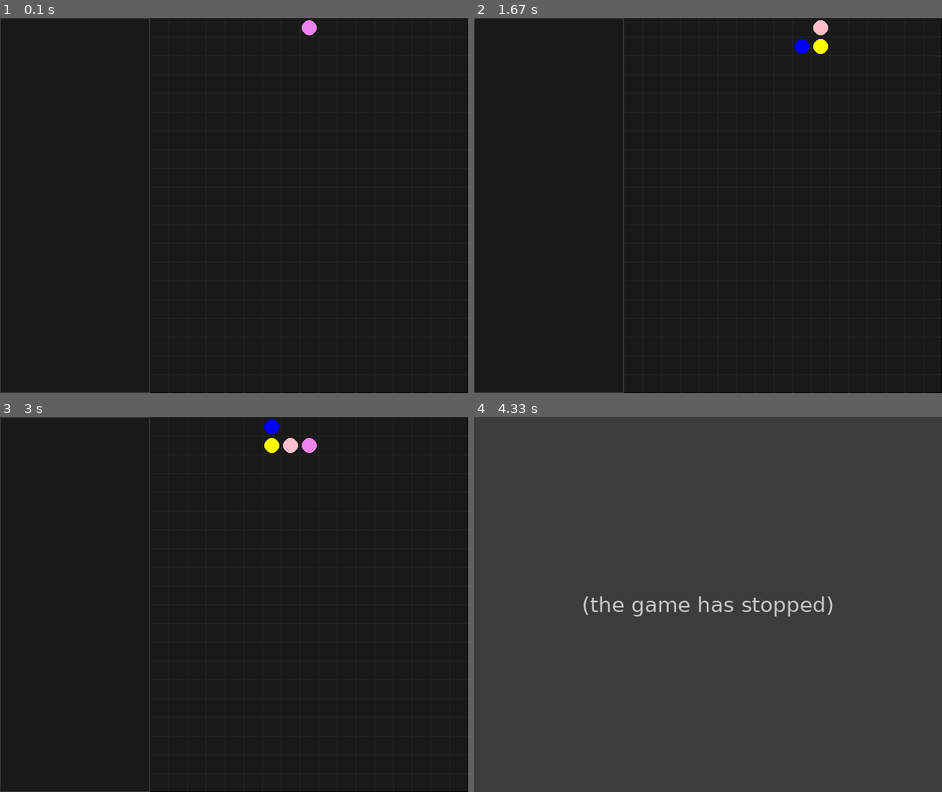
Above: before the commit, frames 1-4 (two rows, left to right).
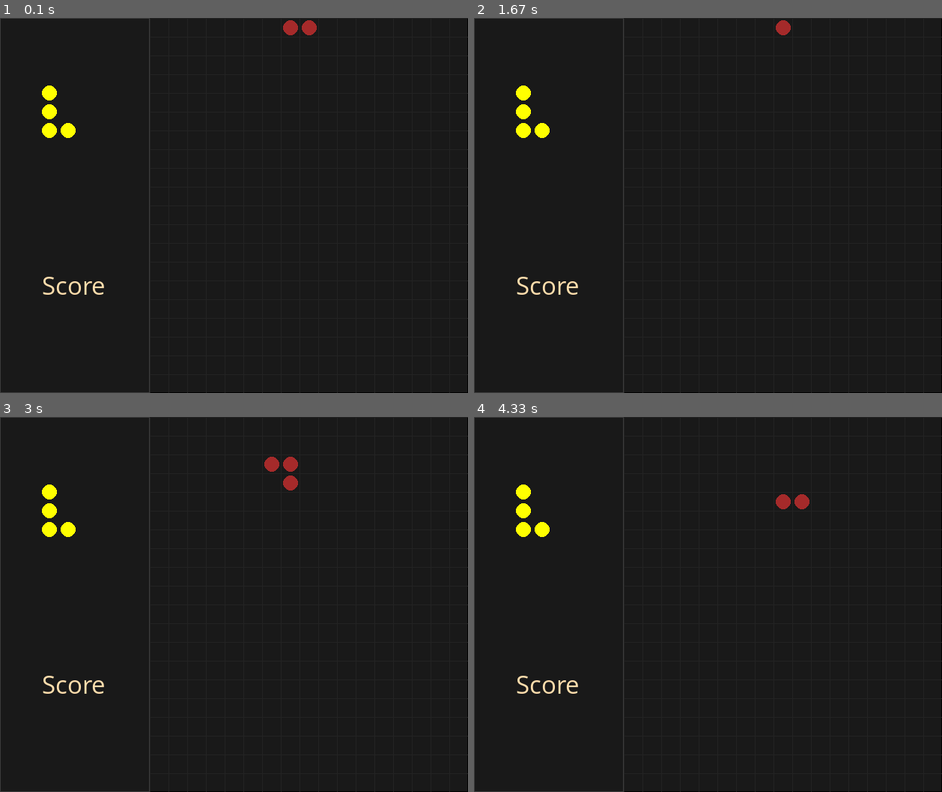
Above: after the commit, the same moments.

Repository: RoboAI/Tetris-in-Pygame
Game: pygame game, started from TheTetrisGame.py
The game is run twice, just before and just after one commit, with the same random seed, the same clock (stepped at 60 frames per second) and the same inputs.
Inputs:
- Up to frame 1 (0.1 s): no input
- Up to frame 2 (1.67 s): tap 2 at 0.33, 0.82 s; hold Right 0.67-1.13 s; hold Up 1.17-1.47 s; hold Right from 1.5 s (still down); tap A at 1.65 s
- Up to frame 3 (3 s): release Right at 1.97 s; hold Left 2-2.53 s; tap 2 at 2.15 s; hold Down 2.57-2.87 s; hold Left from 2.9 s (still down)
- Up to frame 4 (4.33 s): tap A at 3.05 s; release Left at 3.3 s; hold Up 3.33-3.7 s; tap 2 at 3.48 s; hold Right from 3.73 s (still down)

The runs differ from the first frame. In frame 1, 0.8% of the frame differs, in the area x 8-68%, y 0-74%; in frame 2, 1.0%; in frame 3, 1.3%; in frame 4, 100%, in the area x 0-100%, y 0-100%.
Error before the commit: IndexError: list index out of range (TheTetrisGame.py line 253); the game stopped at 3.48 s (later frames are placeholders)

Commit message:
added: new shape appears when prev touches down. next shape displayed. Score-text displayed

Diff:
--- a/Globals.py
+++ b/Globals.py
@@ -3,21 +3,29 @@
 
 class Globals:
     def __init__(self):
-        self.IBlock = [[0,0],[1,0],[2,0],[3,0],[4,0]]
-        self.TBlock = [[0,0],[1,0],[2,0],[1,1],[1,2]]
-        self.LBlock = [[0,0],[0,1],[0,2],[0,3],[1,3]]
-        self.JBlock = [[1,0],[1,1],[1,2],[1,3],[0,3]]
-        self.ZBlock = [[0,0],[1,0],[1,1],[2,1]]
-        self.SBlock = [[0,1],[1,1],[1,0],[2,0]]
-        self.SQBlock = [[0,0],[1,0],[0,1],[1,1]]
+        self.IBlock = [2, [[0,0],[1,0],[2,0],[3,0]]]
+        self.TBlock = [3, [[0,0],[1,0],[2,0],[1,1]]]
+        self.LBlock = [2, [[0,0],[0,1],[0,2],[1,2]]]
+        self.JBlock = [2, [[1,0],[1,1],[1,2],[0,2]]]
+        self.ZBlock = [2, [[0,0],[1,0],[1,1],[2,1]]]
+        self.SBlock = [2, [[0,1],[1,1],[1,0],[2,0]]]
+        self.SQBlock = [0, [[0,0],[1,0],[0,1],[1,1]]]
 
-        self.GameShapes = [["I", self.IBlock],
-                        ["T", self.TBlock],
-                        ["L", self.LBlock],
-                        ["J", self.JBlock],
-                        ["Z", self.ZBlock],
-                        ["S", self.SBlock],
-                        ["SQ", self.SQBlock]]
+        self.GameShapeColours = {"I": "orange",
+                        "T": "red",
+                        "L": "yellow",
+                        "J": "blue",
+                        "Z": "green",
+                        "S": "lightseagreen",
+                        "SQ": "brown"}
+
+        self.GameShapes = {"I": self.IBlock,
+                        "T": self.TBlock,
+                        "L": self.LBlock,
+                        "J": self.JBlock,
+                        "Z": self.ZBlock,
+                        "S": self.SBlock,
+                        "SQ": self.SQBlock}
 
     border_thickness = 1
 
@@ -27,6 +35,10 @@
     infobox_width = 200
     infobox_height = screen_height
     infobox_rect = [0,0,infobox_width, infobox_height]
+
+    infobox_next_shape_xy: float = [infobox_width / 3, infobox_height / 5]
+
+    infobox_score_xy: float = [infobox_width / 3 - 10, infobox_height - infobox_height / 3]
 
     grid_num_of_squares = 20
     grid_width = screen_width - infobox_width
@@ -44,5 +56,7 @@
 
     grid_cel_rect = [0, 0, grid_square_size, grid_square_size]
 
+
+
     # size of each Tetrimino block
     tetrimino_size = grid_square_size / 2 - 2
--- a/TetrimonoShape.py
+++ b/TetrimonoShape.py
@@ -11,6 +11,7 @@
         self.colour = "dark blue"
         self.moving = True
         self.desc = "none"
+        self.rotation_index: int = 0
 
     def set_shape(self, shape_points):
         self.blocks: TetriminoDot = []
@@ -18,13 +19,13 @@
              self.blocks.append(TetriminoDot(single_block[0], single_block[1]))
 
     #TODO: not useful as it sets all of the objects x,y to the same value (overlapping)
-    def set_pos(self, x, y):
+    def set_pos(self, x: float, y: float):
         for i in range(len(self.blocks)):
             self.blocks[i].shape[0] = x
             self.blocks[i].shape[1] = y
 
     # set position for all of the blocks, using thier previous offset
-    def set_pos(self, x, y, block_spacing):
+    def set_pos(self, x: float, y: float, block_spacing):
         for i in range(len(self.blocks)):
             self.blocks[i].shape[0] = (self.blocks[i].shape[0] * block_spacing) + x
             self.blocks[i].shape[1] = (self.blocks[i].shape[1] * block_spacing) + y
--- a/TheTetrisGame.py
+++ b/TheTetrisGame.py
@@ -6,64 +6,53 @@
 from TetrimonoShape import TetriminoShape
 from Globals import Globals
 from Grid import Grid
+from Wall import Wall
 from MyFunctions import get_angle, get_distance, get_distance_from_pts
 
 gb = Globals()
-
 
 # get random shape
 def get_next_random_shape():
-    return gb.GameShapes[random.randint(0, len(gb.GameShapes)-1)].copy()
-
-
-#-----------------
-
-I_block = TetriminoShape()
-I_block.set_shape(gb.IBlock.copy())
-I_block.set_pos(gb.grid_offset_x, gb.grid_offset_y, gb.grid_square_size)
-I_block.add_to_pos(gb.grid_square_size * 6, gb.grid_square_size * 8)
-I_block.set_colour("dark red")
-I_block.desc = "I_SHAPE"
-#-----------------
-T_block = TetriminoShape()
-T_block.set_shape(gb.TBlock.copy())
-T_block.set_pos(gb.grid_offset_x, gb.grid_offset_y, gb.grid_square_size)
-T_block.add_to_pos(gb.grid_square_size * 7, gb.grid_square_size * -2)
-T_block.set_colour("blue")
-T_block.blocks[0].colour = "green"
-T_block.blocks[1].colour = "yellow"
-T_block.blocks[2].colour = "blue"
-T_block.blocks[3].colour = "pink"
-T_block.blocks[4].colour = "violet"
-T_block.desc = "T_SHAPE"
-#-----------------
-L_block = TetriminoShape()
-L_block.set_shape(gb.LBlock.copy())
-L_block.set_pos(gb.grid_offset_x, gb.grid_offset_y, gb.grid_square_size)
-L_block.add_to_pos(gb.grid_square_size * 2, gb.grid_square_size * 7)
-L_block.set_colour("dark green")
-L_block.blocks[0].colour = "green"
-L_block.blocks[1].colour = "yellow"
-L_block.blocks[2].colour = "blue"
-L_block.blocks[3].colour = "pink"
-L_block.blocks[4].colour = "violet"
-L_block.desc = "L_SHAPE"
-#-----------------
-Z_block = TetriminoShape()
-Z_block.set_shape(gb.ZBlock.copy())
-Z_block.set_pos(gb.grid_offset_x, gb.grid_offset_y, gb.grid_square_size)
-Z_block.add_to_pos(gb.grid_square_size * 6, gb.grid_square_size * 12)
-Z_block.set_colour("orange")
-Z_block.desc = "Z_SHAPE"
-Z_block.blocks[0].colour = "red"
-#-----------------
-SQ_block = TetriminoShape()
-SQ_block.set_shape(gb.SQBlock.copy())
-SQ_block.set_pos(gb.grid_offset_x, gb.grid_offset_y, gb.grid_square_size)
-SQ_block.add_to_pos(gb.grid_square_size * 10, gb.grid_square_size * 16)
-SQ_block.set_colour("cyan")
-SQ_block.desc = "SQAURE_SHAPE"
-#-----------------
+    items = list(gb.GameShapes.items())
+    item = random.choice(items)
+    return item
+
+# get random colour
+def get_shape_colour(shape_name) -> str:
+    colour = gb.GameShapeColours.get(shape_name)
+    return colour
+
+
+def setup_new_shape(game_shape):# game_shape is from Globals.GameShapes[i]
+    new_shape = TetriminoShape()
+    new_shape.desc = game_shape[0]
+    new_shape.set_shape(game_shape[1][1])
+    new_shape.rotation_index = game_shape[1][0]
+    new_shape.set_pos(gb.grid_offset_x, gb.grid_offset_y, gb.grid_square_size)
+    new_shape.add_to_pos(gb.grid_square_size * 7, gb.grid_square_size * -1)
+    new_shape.set_colour(get_shape_colour(new_shape.desc))
+    return new_shape
+
+
+# copied above function as for some reason new_shape.set_pos isnt calling parent-classes function,
+# which in turn is giving problems with initial position of the shape
+def setup_next_shape(game_shape):# game_shape is from Globals.GameShape[i]
+    new_shape = TetriminoShape()
+    new_shape.desc = game_shape[0]
+    new_shape.set_shape(game_shape[1][1])
+    new_shape.rotation_index = game_shape[1][0]
+    new_shape.set_pos(gb.infobox_next_shape_xy[0], gb.infobox_next_shape_xy[1], gb.grid_square_size)
+    #new_shape.add_to_pos(gb.grid_square_size * 7, gb.grid_square_size * -1)
+    new_shape.set_colour(get_shape_colour(new_shape.desc))
+    return new_shape
+
+
+# fix this: it works but get GameShapes should return {key: value} not just {value}
+# then return should be: return setup_new_shape(found_item)
+def get_new_shape_by_name(shape_name) -> TetriminoShape:
+    found_item = gb.GameShapes.get(shape_name)
+    return setup_new_shape([shape_name, found_item])
+
 
 #setup grid
 grid = Grid()
@@ -79,6 +68,15 @@
 
 # Set up the drawing window
 screen = pygame.display.set_mode([gb.screen_width, gb.screen_height])
+
+# font setup
+pygame.font.init()
+next_shape_font = pygame.font.SysFont('Comic Sans MS', 30)
+next_text_surface = next_shape_font.render('Next:', True, "navajowhite")
+# score font
+pygame.font.init()
+score_font = pygame.font.SysFont('Comic Sans MS', 35)
+score_text_surface = score_font.render('Score', True, "navajowhite")
 
 # Get the Clock to limit frame-rate
 clock = pygame.time.Clock()
@@ -95,18 +93,20 @@
               ["bottom-wall", bottom_wall]]
 
 
-moving_dot = TetriminoDot(0,0)
-moving_dot.set_pos(gb.grid_offset_x, gb.grid_offset_y)
-#moving_dot.add_to_pos(gb.grid_square_size, gb.grid_square_size)
-moving_dot.moving = False
-
-moving_dot = T_block
+#-----------------
 game_shapes = []
 #game_shapes.remove(moving_dot)
-
-single_layer = []
+#-----------------
+single_layer = {}
 all_layers = []
 all_layers.append(single_layer.copy())
+#-----------------
+player_shape = get_next_random_shape()
+player_shape = setup_new_shape(player_shape)
+#-----------------
+player_next_shape = get_next_random_shape()
+player_next_shape = setup_next_shape(player_next_shape)
+
 
 # increment when collided with 'down'. When twice, then block.moving == False
 touched_down_count = 1
@@ -116,6 +116,7 @@
     # loop trough all blocks drawing each
     for block in tetri_blocks.blocks:
         pygame.draw.circle(screen, block.colour, block.shape, gb.tetrimino_size, 100)
+
 
 def check_wall_collision(shape: Tetrimino, walls, str_wall):
     for block in shape.blocks:
@@ -126,6 +127,7 @@
                     return (result)
     return ([False, "none"])
 
+
 def check_if_shape_is_colliding(direction, shape: TetriminoShape):
     # check 'shape's collision with all other shapes
     for single_shape in game_shapes:
@@ -147,16 +149,15 @@
 
 
 # checks for collisions then moves a shape by one space
-def move_shape_by_one(direction, shape: TetriminoShape, walls, str_wall):
+def move_shape_by_one(direction, shape: TetriminoShape, walls, wall_desc):
 
     #TODO: if 'direction' != 'str_wall', then no point checking walls
     # check for wall collisions
-    result = check_wall_collision(shape, walls, str_wall)
-    if(result[0] == True):
-        if(direction == "down"):
-            # TODO: find a better place to put this
-            shape.moving = False
-        return ([False, "bottom-wall"])
+    result = check_wall_collision(shape, walls, wall_desc)
+    if result[0] == True:
+        if( (direction, result[1]) in Wall.wall_desc.items() ):
+            return ([False, result[1]])
+
 
     # check for collisions with other shapes
     result = check_if_shape_is_colliding(direction, shape)
@@ -176,26 +177,23 @@
     # return 'success'
     return ([True, "none"])
 
-def shape_touched_down(shape: TetriminoShape):
-    global moving_dot
-
-    shape.moving = False
-
-    #temp = get_next_random_shape()
-    #moving_dot = TetriminoShape()
-    #moving_dot.set_shape(temp[1])
-    #moving_dot.set_pos(gb.grid_offset_x, gb.grid_offset_y, gb.grid_square_size)
-    #moving_dot.add_to_pos(gb.grid_square_size * 7, gb.grid_square_size * -2)
-    #moving_dot.desc = temp[0]
-
-    game_shapes.append(moving_dot)
-    moving_dot = TetriminoShape()
-    moving_dot.set_shape(gb.TBlock.copy())
-    moving_dot.set_pos(gb.grid_offset_x, gb.grid_offset_y, gb.grid_square_size)
-    moving_dot.add_to_pos(gb.grid_square_size * 7, gb.grid_square_size * -2)
-    moving_dot.set_colour("blue")
-    T_block.desc = "T_SHAPE"
-#pygame.display.set_caption(str(moving_dot.blocks[0]) + " " + moving_dot.blocks[0][1])
+
+def shape_touched_down(current_shape: TetriminoShape):
+    global player_shape
+    global player_next_shape
+
+    pygame.display.set_caption("touch down")
+
+    current_shape.moving = False
+
+    game_shapes.append(player_shape)
+
+    player_shape = get_new_shape_by_name(player_next_shape.desc)
+
+    player_next_shape = get_next_random_shape()
+    player_next_shape = setup_next_shape(player_next_shape)
+
+    #pygame.display.set_caption(str(moving_dot.blocks[0]) + " " + moving_dot.blocks[0][1])
 
 
 def move_shape_left_once(shape: TetriminoShape):
@@ -209,9 +207,18 @@
     if(result[0] == False):
       shape_touched_down(shape)
 
-
-
-
+def move_shape_up_once(shape: TetriminoShape):
+    return move_shape_by_one("up", shape, grid_walls, "bottom-wall")
+
+def rotate_shape_cw(shape: TetriminoShape, degrees):
+    for shape in game_shapes:
+        if player_shape.check_rotation_collision(player_shape.blocks[player_shape.rotation_index].shape, degrees, shape, grid_walls, gb.grid_block_distance):
+            break
+    else:
+        player_shape.rotate(player_shape.blocks[player_shape.rotation_index].shape, 90)
+
+
+counter = 0
 
 # main loop
 while running:
@@ -227,30 +234,25 @@
         # TODO: change grid_walls to dictionary
         elif event.type == pygame.KEYDOWN:
             if(event.key == pygame.K_LEFT):
-                move_shape_by_one("left", moving_dot, grid_walls, "left-wall")
+                move_shape_left_once(player_shape)
 
             elif event.key == pygame.K_RIGHT:
-                move_shape_by_one("right", moving_dot, grid_walls, "right-wall")
+                move_shape_right_once(player_shape)
 
             elif event.key == pygame.K_DOWN:
-                move_shape_by_one("down", moving_dot, grid_walls, "bottom-wall")
+                move_shape_down_once(player_shape)
 
             elif event.key == pygame.K_UP:
-                move_shape_by_one("up", moving_dot, grid_walls, "bottom-wall")
+                move_shape_up_once(player_shape)
 
             elif event.key == pygame.K_a:
-                del moving_dot.blocks[0]
+                del player_shape.blocks[0]
 
             elif event.key == pygame.K_1:
                 pass
 
             elif event.key == pygame.K_2:
-                no_space_to_rotate = False
-                for shape in game_shapes:
-                    if moving_dot.check_rotation_collision(T_block.blocks[3].shape, 90, shape, grid_walls, gb.grid_block_distance):
-                        break
-                else:
-                    T_block.rotate(T_block.blocks[3].shape, 90)
+                rotate_shape_cw(player_shape, 90)
 
             elif event.key == pygame.K_3:
                 pass
@@ -268,18 +270,28 @@
     # draw grid lines
     grid.draw_grid(pygame, screen)
 
+    # draw 'next shape' text
+    # screen.blit(next_text_surface, (gb.infobox_next_shape))
+
+    # draw 'score' text
+    screen.blit(score_text_surface, (gb.infobox_score_xy))
+
+    # draw 'next shape'
+    draw_shape(player_next_shape)
+
     #--------------------------------------------------------------
     if time_passed >= shapes_tick_interval :
+        pygame.display.set_caption("created new shape")
         #pygame.display.set_caption(str(time_passed))
         time_passed = 0
 
-        if moving_dot.moving == True:
-            move_shape_down_once(moving_dot)
+        if player_shape.moving == True:
+            move_shape_down_once(player_shape)
 
     #--------------------------------------------------------------
 
     # draw the moving one
-    draw_shape(moving_dot)
+    draw_shape(player_shape)
 
     # draw the rest of the shapes
     for game_shape in game_shapes:
--- a/Wall.py
+++ b/Wall.py
@@ -1,5 +1,11 @@
+
+
 
 class Wall:
+    wall_desc = {"left": "left-wall",
+             "right": "right-wall",
+             "down": "bottom-wall"}
+
     def __init__(self) -> None:
         self.side = "none"
         self.x = 0
